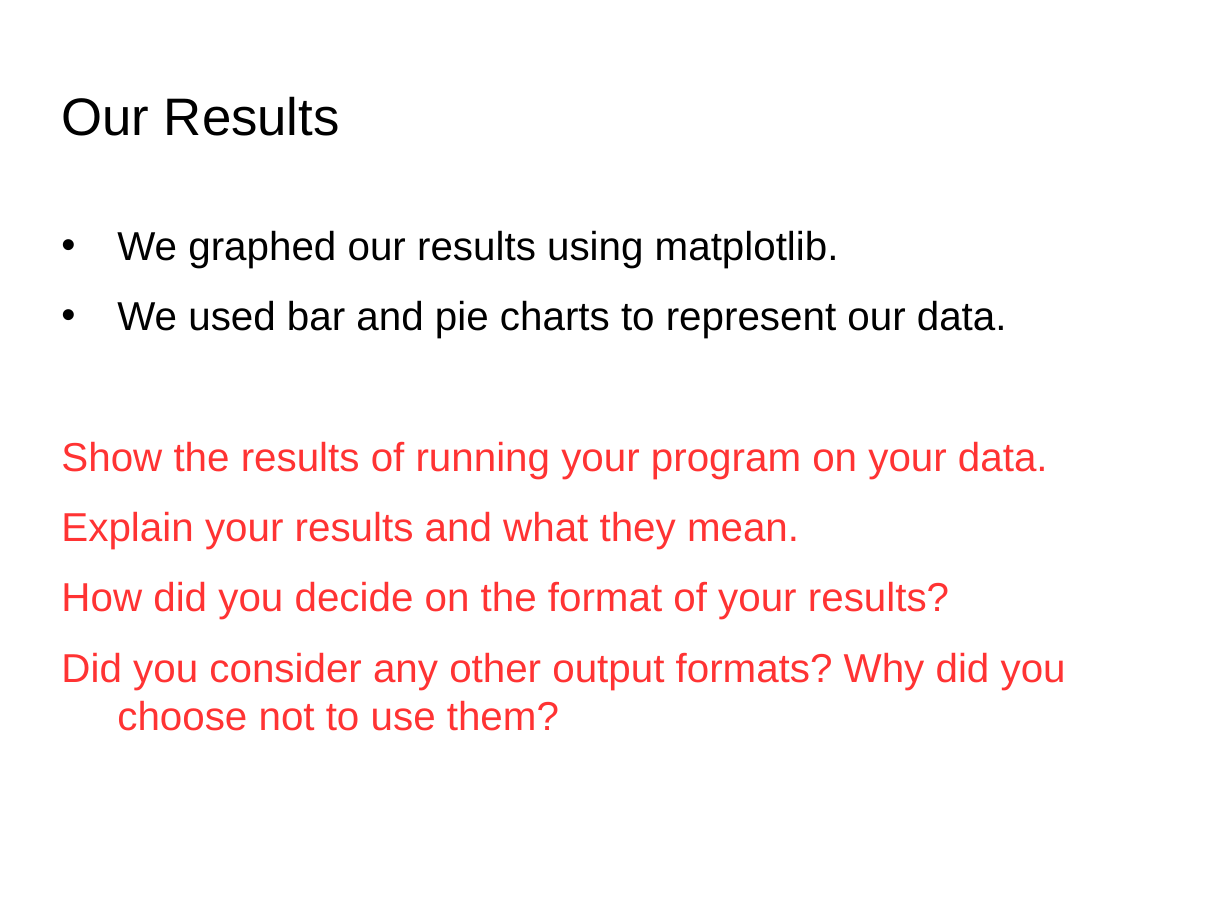
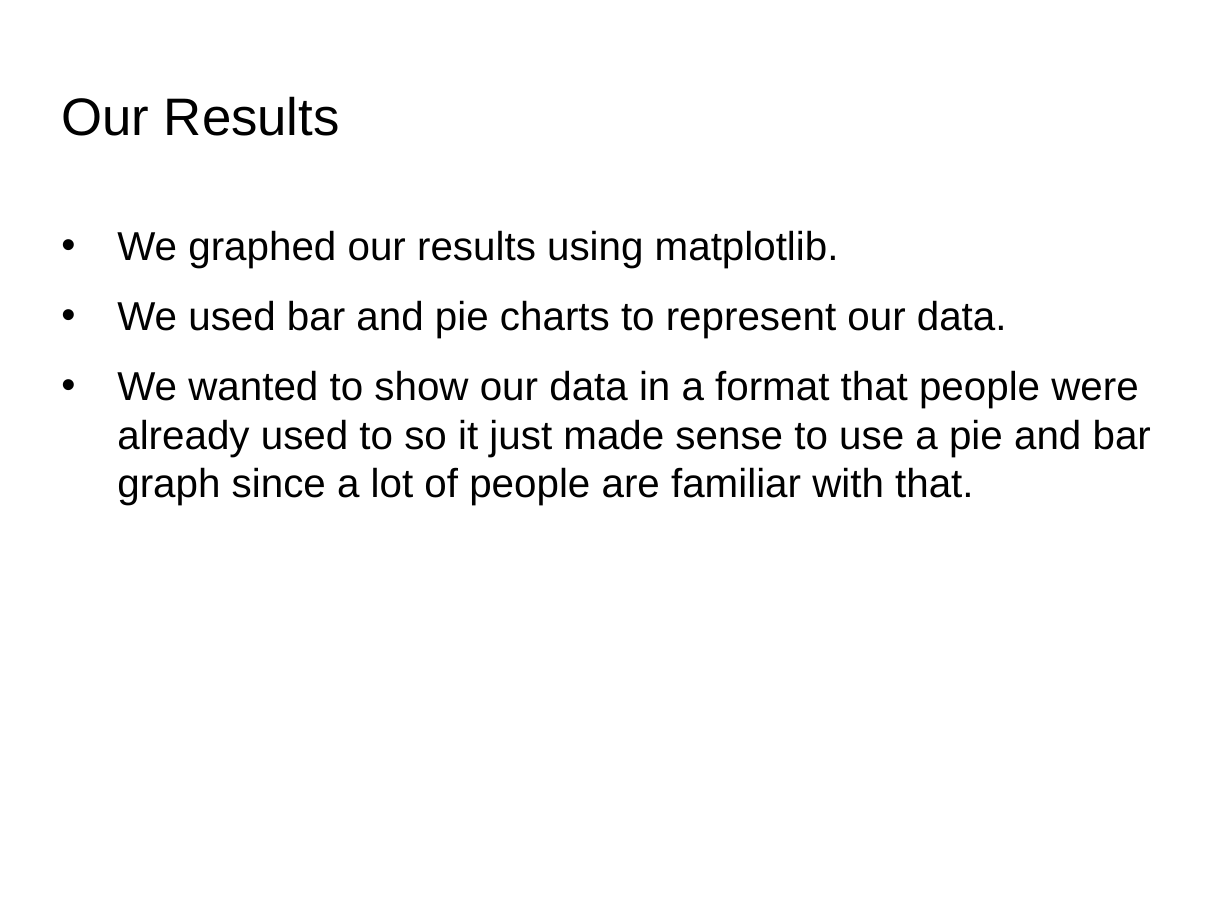
Before and after one commit to tawrahim/PCP_Final_Project, a slide deck: slide 17 of presentation.ppt (slide 11 before the commit). Drawn at 1232x924 pixels with LibreOffice and Linux fonts; fonts in the diff are those of the drawing; background and template pictures are left out. Boxes give left, top, right and bottom in pixels: in the first picture for what was removed or moved away, otherwise in the second. Text is boxed around its words. In the diff, an @@ line names an element or a change of style, - is before the commit and + after.

```diff
--- a/presentation.ppt
+++ b/presentation.ppt
@@ text at (117, 370, 1151, 505): text changed; text colour #FF3333 to #000000 @@
-Show the results of running your program on your data.
-Explain your results and what they mean.
-How did you decide on the format of your results?
-Did you consider any other output formats? Why did you choose not to use them?
+• We wanted to show our data in a format that people were already used to so it just made sense to use a pie and bar graph since a lot of people are familiar with that.
```
Also in this commit, not shown: 3 other slides changed, 1 slide added, 2 slides removed, 1 other file.
